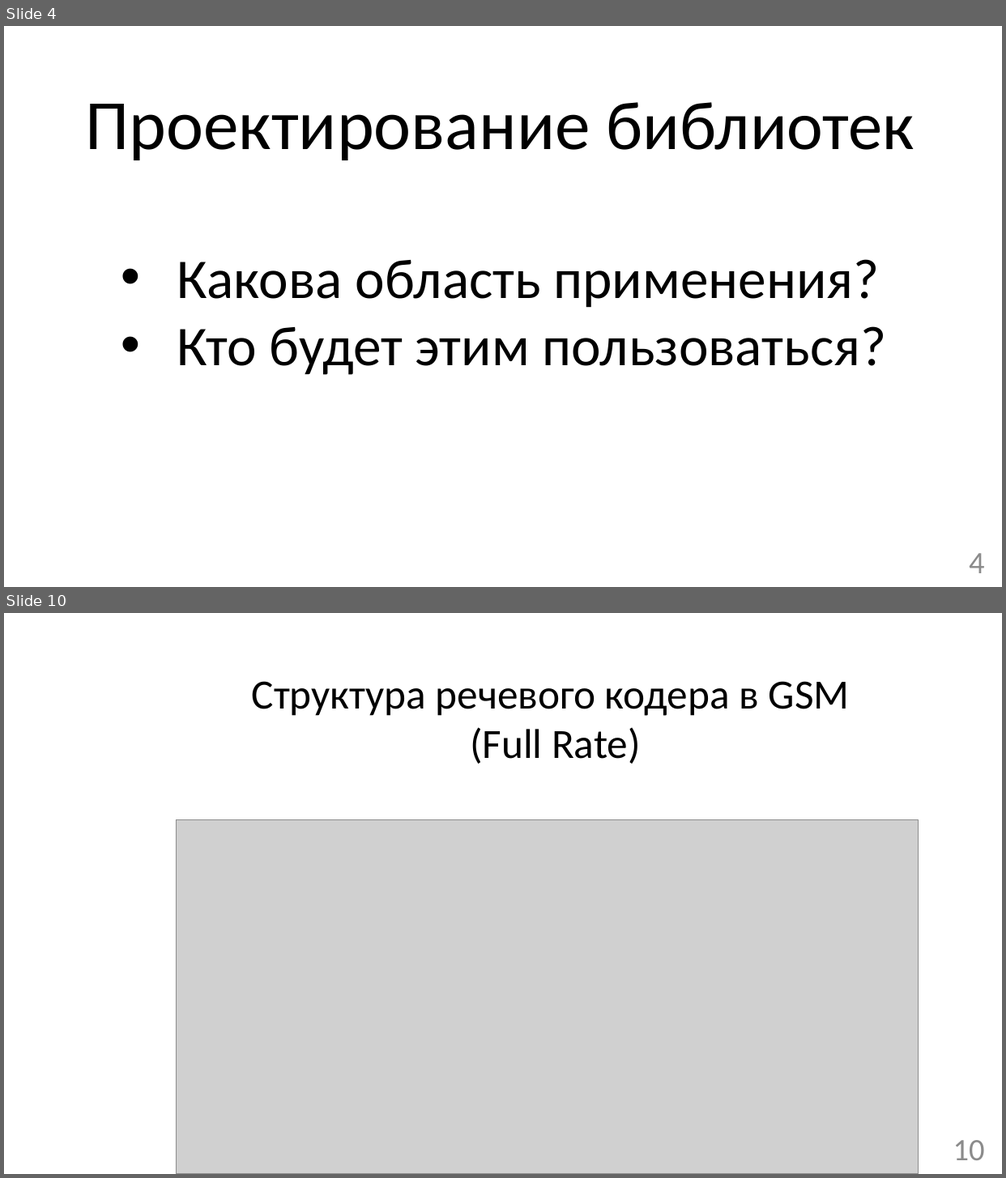
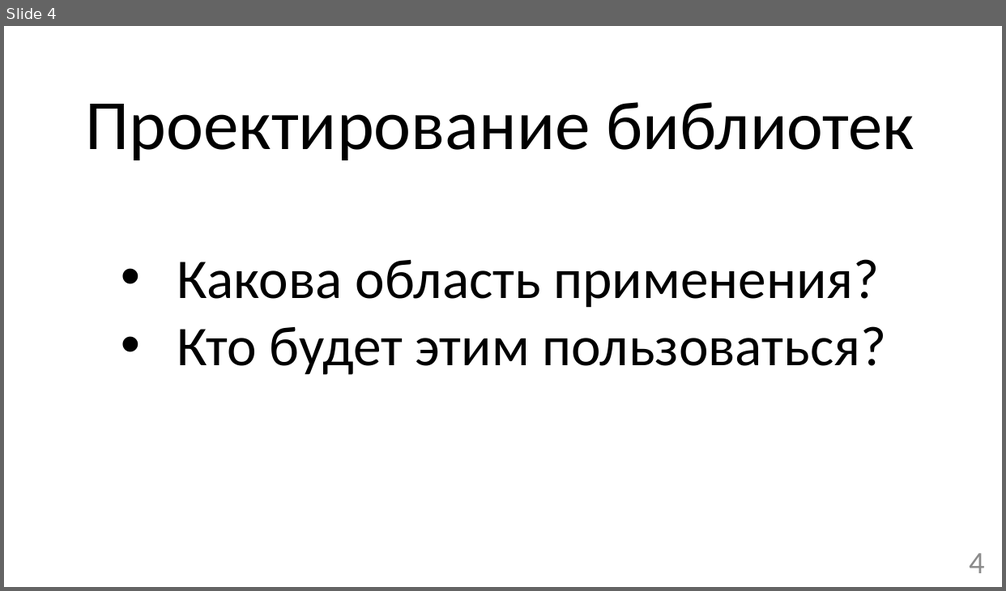
Before and after one commit to mrAdiy/rmsc_bak, a slide deck: Презентация бакалаврской SPEECH.pptx. Shown one above the other, each under a label of ours: slides 4 and 10 before the commit, slide 4 after it; the slides between them are not shown. The pictures are 1006x1178 and 1006x591 pixels, drawn with LibreOffice and Linux fonts; fonts in the diff are those of the drawing; grey boxes stand for pictures. Boxes give left, top, right and bottom in pixels: in the first picture for what was removed or moved away, otherwise in the second. Text is boxed around its words. In the diff, an @@ line names an element or a change of style, - is before the commit and + after.

```diff
--- a/Презентация бакалаврской SPEECH.pptx
+++ b/Презентация бакалаврской SPEECH.pptx
@@ slide 10 removed at (4, 613, 1002, 1174), background #FFFFFF @@
@@ text removed at (252, 681, 850, 764) @@
-Структура речевого кодера в GSM
-(Full Rate)
@@ picture removed at (177, 820, 918, 1174) @@
@@ page number removed at (953, 1140, 985, 1161) @@
-10
```
Also in this commit, not shown: 8 slides changed, 4 slides added, 7 other slides removed, 1 other file.
